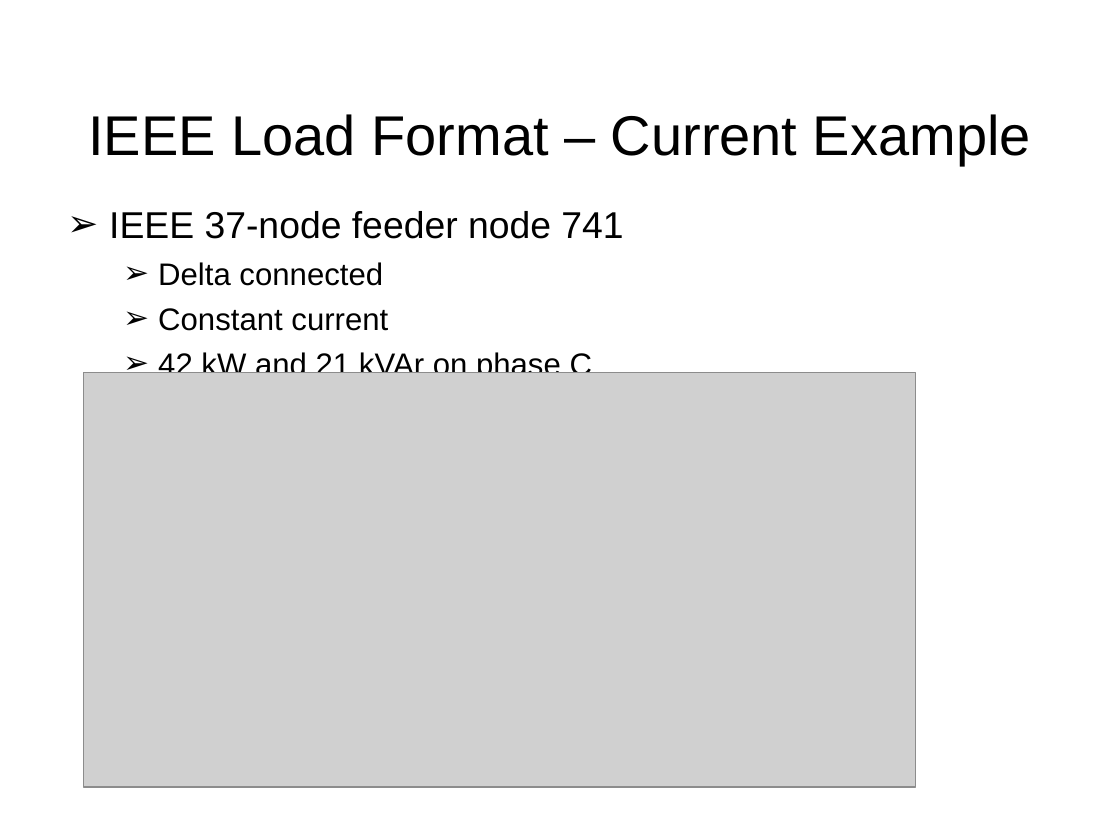
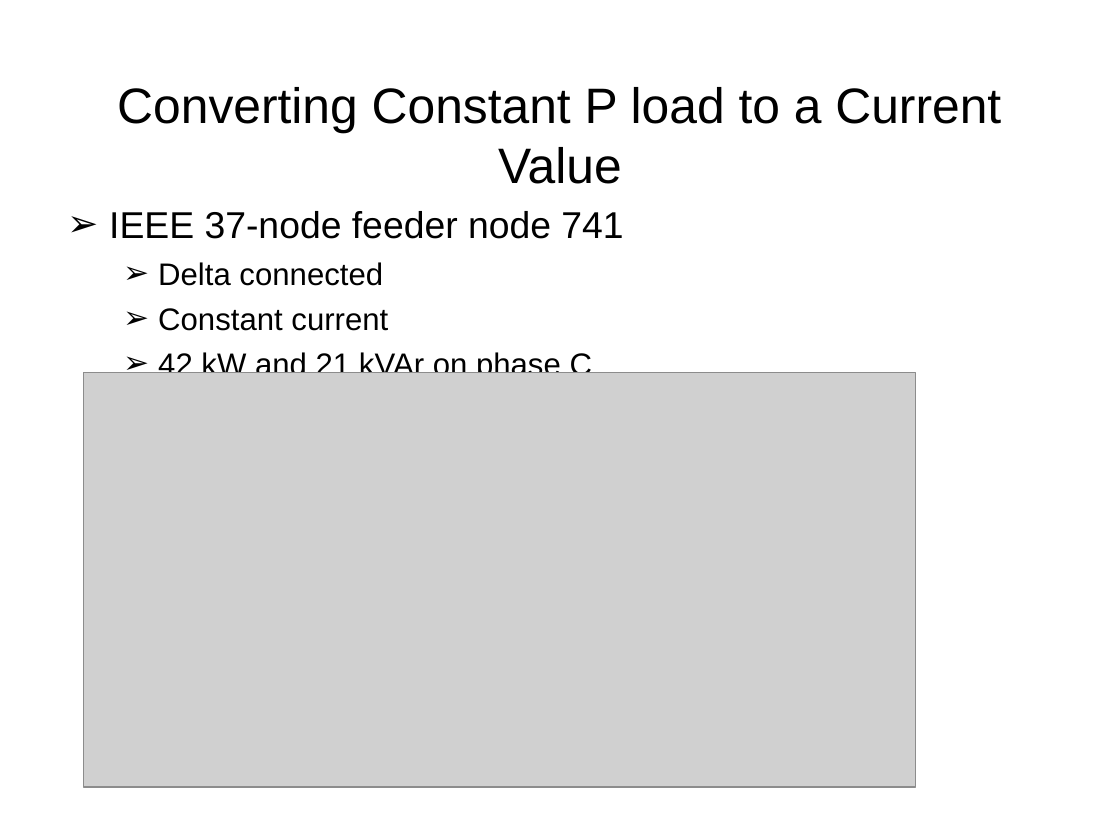
Before and after one commit to gridlab-d/course, a slide deck: slide 52 of FourDayCourse/4.1 - Powerflow Module.ppt (slide 39 before the commit). Drawn at 1120x840 pixels with LibreOffice and Linux fonts; fonts in the diff are those of the drawing; grey boxes stand for pictures; background and template pictures are left out. Boxes give left, top, right and bottom in pixels: in the first picture for what was removed or moved away, otherwise in the second. Text is boxed around its words. In the diff, an @@ line names an element or a change of style, - is before the commit and + after.

```diff
--- a/FourDayCourse/4.1 - Powerflow Module.ppt
+++ b/FourDayCourse/4.1 - Powerflow Module.ppt
@@ title at (117, 87, 1001, 184): text changed; size 36 to 32 pt @@
-IEEE Load Format – Current Example
+Converting Constant P load to a Current Value
```
Also in this commit, not shown: 9 other slides changed, 29 slides added, 4 slides removed.
